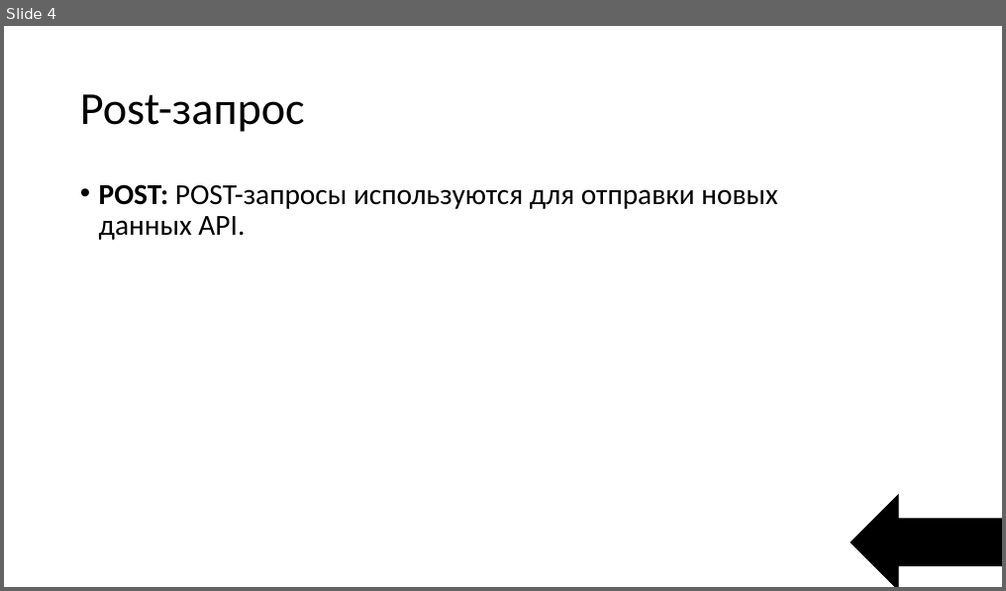
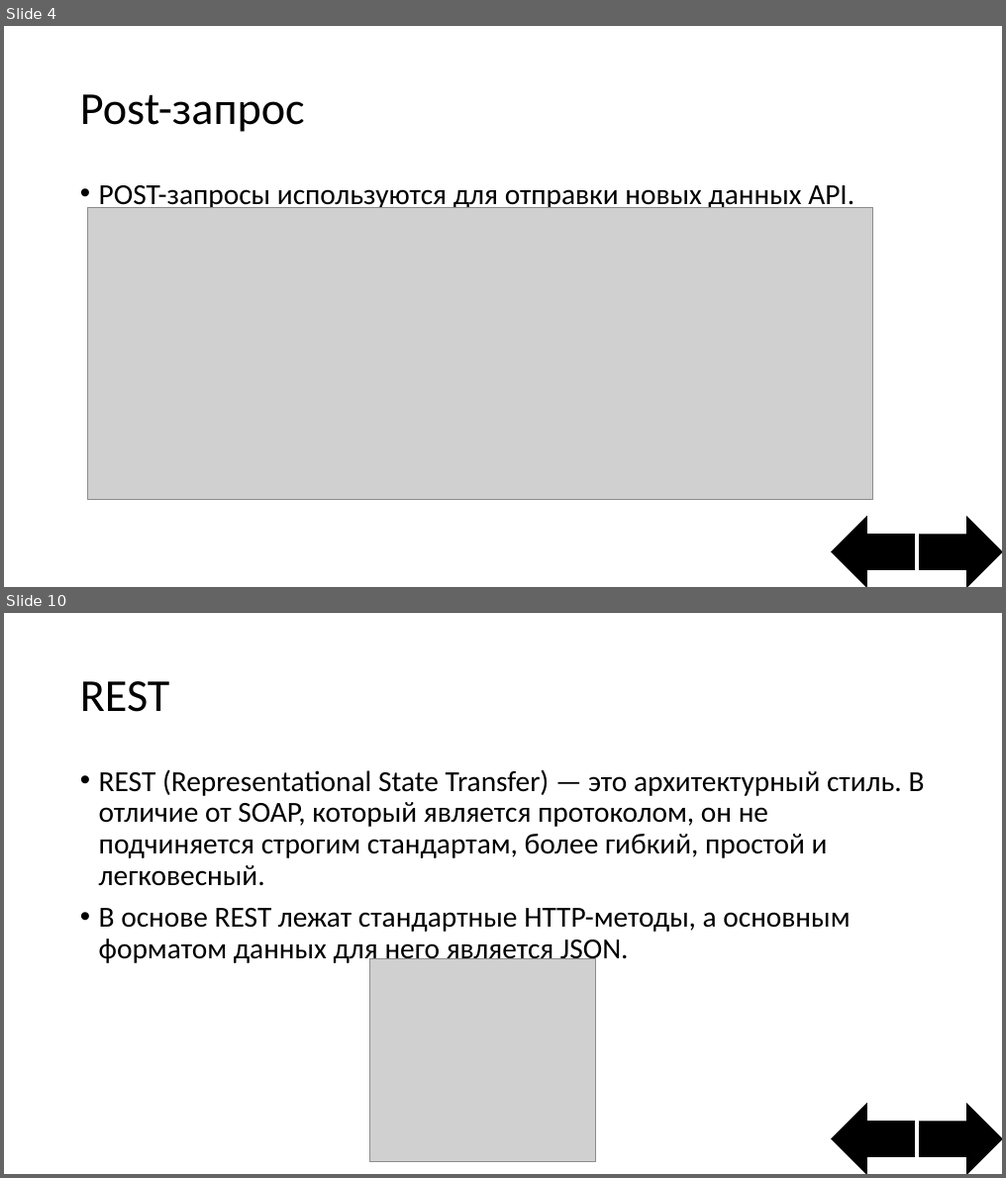
Before and after one commit to StepaN132/Game, a slide deck: Интерактивная игра.pptx. Shown one above the other, each under a label of ours: slide 4 before the commit, slides 4 and 10 after it; the slides between them are not shown. The pictures are 1006x591 and 1006x1178 pixels, drawn with LibreOffice and Linux fonts; fonts in the diff are those of the drawing; grey boxes stand for pictures. Boxes give left, top, right and bottom in pixels: in the first picture for what was removed or moved away, otherwise in the second. Text is boxed around its words. In the diff, an @@ line names an element or a change of style, - is before the commit and + after.

```diff
--- a/Интерактивная игра.pptx
+++ b/Интерактивная игра.pptx
@@ slide 10 added at box(4, 613, 1002, 1174), background #FFFFFF @@
@@ title added at box(80, 681, 170, 712), 44 pt, text #000000 @@
+REST
@@ text added at box(99, 769, 925, 965), 28 pt, text #000000 @@
+• REST (Representational State Transfer) — это архитектурный стиль. В отличие от SOAP, который является протоколом, он не подчиняется строгим стандартам, более гибкий, простой и легковесный.
+• В основе REST лежат стандартные HTTP-методы, а основным форматом данных для него является JSON.
@@ picture added at box(369, 959, 595, 1162) @@
@@ left arrow added at box(832, 1104, 915, 1174), fill #000000, outline #000000 1 pt @@
@@ left arrow added at box(920, 1104, 1002, 1174), fill #000000, outline #000000 1 pt @@
@@ slide 4 changed as well @@
@@ text at box(99, 185, 854, 211): text changed @@
-• POST: POST-запросы используются для отправки новых данных API.
+• POST-запросы используются для отправки новых данных API.
@@ picture added at box(88, 208, 873, 499) @@
@@ left arrow: place and size @@
-left arrow at box(850, 495, 1002, 587)
+left arrow at box(832, 517, 915, 587)
@@ left arrow added at box(920, 517, 1002, 587), fill #000000, outline #000000 1 pt @@
```
Also in this commit, not shown: 1 other slide changed, 12 other slides added, 8 slides removed.
